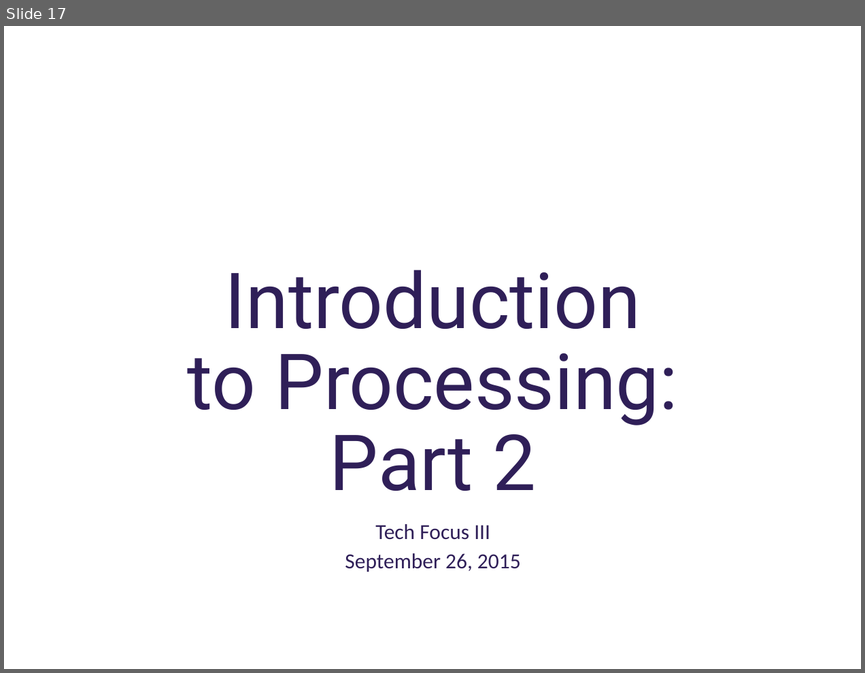
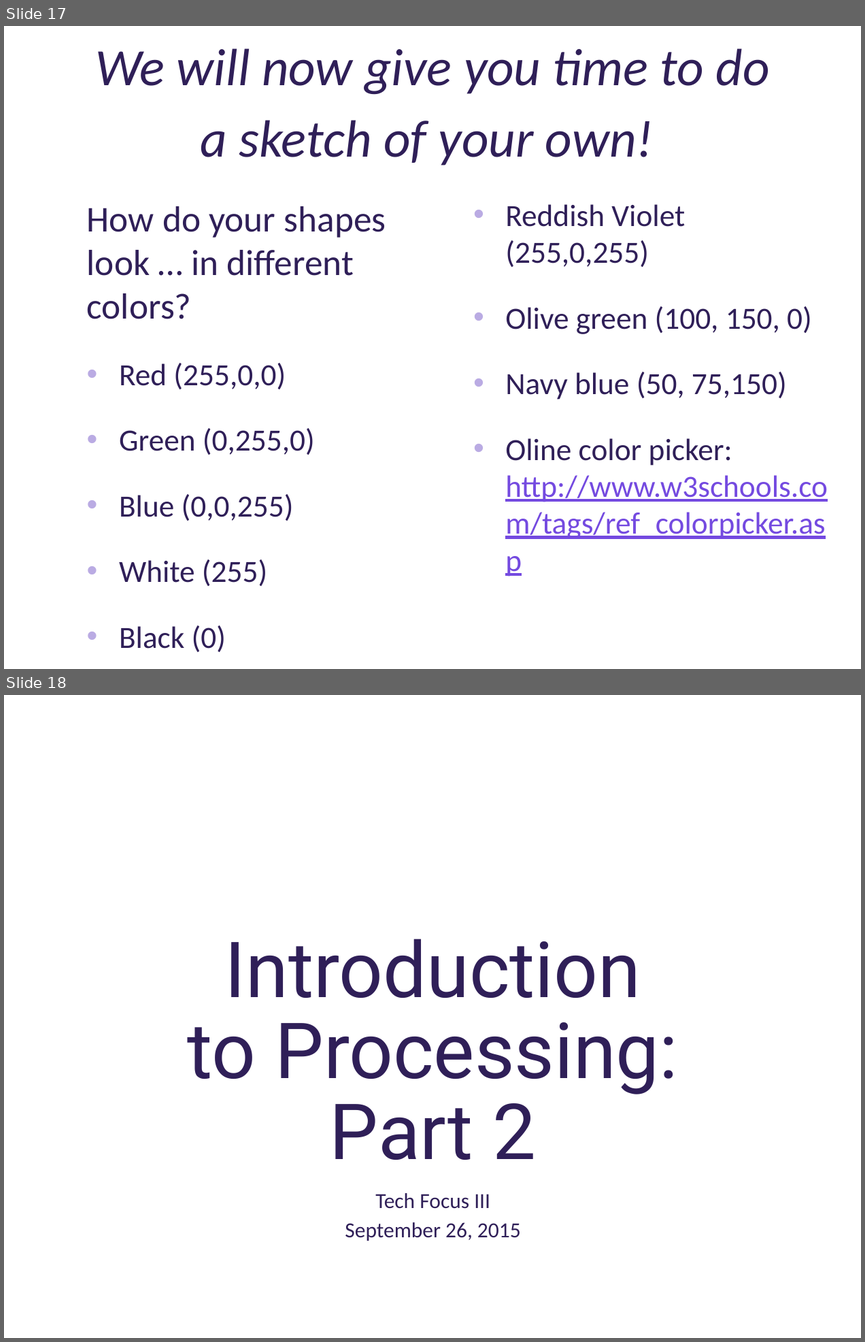
Before and after one commit to deenaengel/TF3_ProcessingSlides, a slide deck: Processing_Presentation_TF3_DE_notes.pptx. Shown one above the other, each under a label of ours: slide 17 before the commit, slides 17 and 18 after it. The pictures are 865x673 and 865x1342 pixels, drawn with LibreOffice and Linux fonts; fonts in the diff are those of the drawing; background and template pictures are left out. Boxes give left, top, right and bottom in pixels: in the first picture for what was removed or moved away, otherwise in the second. Text is boxed around its words. In the diff, an @@ line names an element or a change of style, - is before the commit and + after.

Commit message:
Added a color page
… and link to a color picker.

```diff
--- a/Processing_Presentation_TF3_DE_notes.pptx
+++ b/Processing_Presentation_TF3_DE_notes.pptx
@@ slide 17 added at (4,26,861,669), background picture (left out) @@
@@ title added at (95,48,770,165), 44 pt, text #2F1F58, italic @@
+We will now give you time to do a sketch of your own!
@@ text added at (87,206,386,652), 25.9 pt, text #2F1F58 @@
+How do your shapes look … in different colors?
+• Red (255,0,0)
+• Green (0,255,0)
+• Blue (0,0,255)
+• White (255)
+• Black (0)
@@ text added at (505,204,827,539), 25.9 pt, text #2F1F58 @@
+• Reddish Violet (255,0,255)
+• Olive green (100, 150, 0)
+• Navy blue (50, 75,150)
+• Oline color picker: http://www.w3schools.com/tags/ref_colorpicker.asp
@@ what was slide 17 is now slide 18 @@
```
